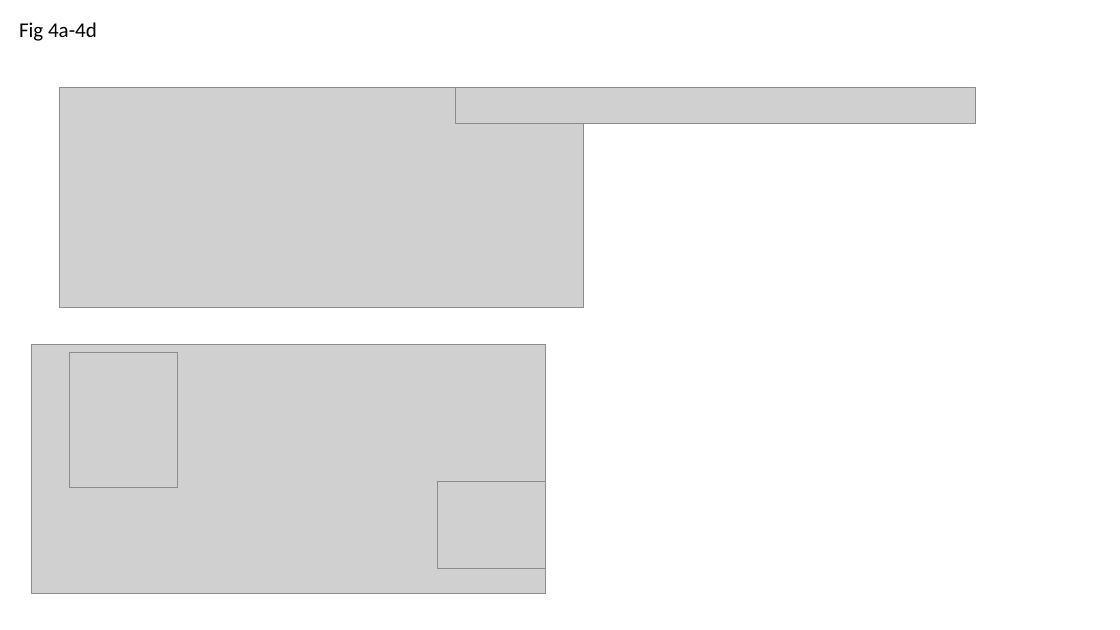
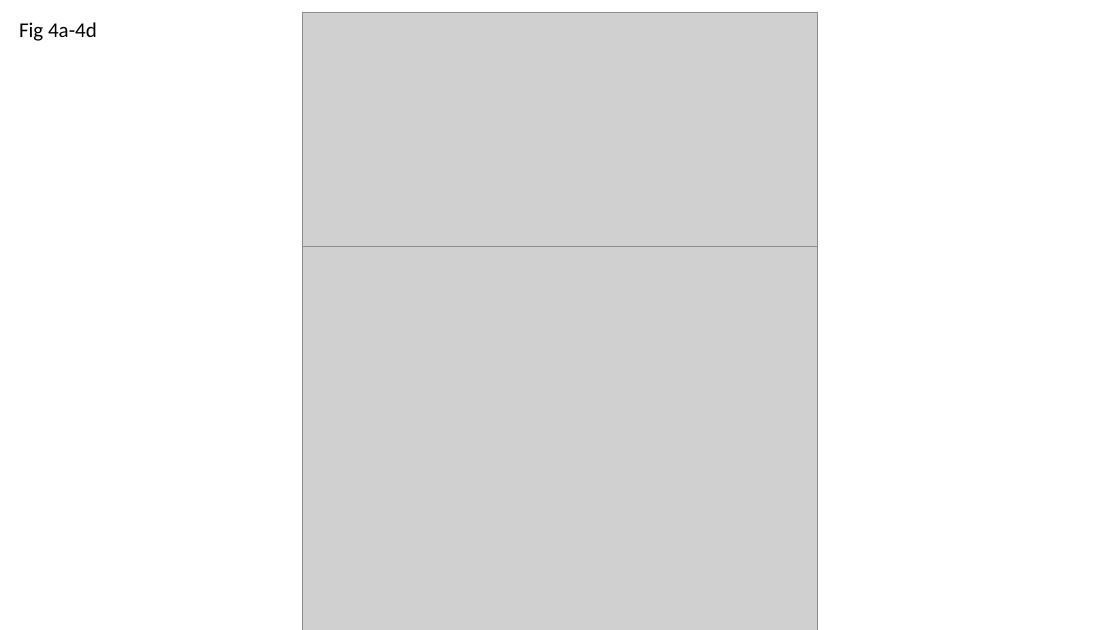
Before and after one commit to hurlbertlab/core-transient, a slide deck: slide 5 of output/plots/all_figs_with_legends.pptx. Drawn at 1120x630 pixels with LibreOffice and Linux fonts; fonts in the diff are those of the drawing; grey boxes stand for pictures. Boxes give left, top, right and bottom in pixels: in the first picture for what was removed or moved away, otherwise in the second. Text is boxed around its words. In the diff, an @@ line names an element or a change of style, - is before the commit and + after.

```diff
--- a/output/plots/all_figs_with_legends.pptx
+++ b/output/plots/all_figs_with_legends.pptx
@@ picture added at bbox=[302, 13, 818, 247] @@
@@ picture removed at bbox=[60, 87, 583, 308] @@
@@ picture removed at bbox=[455, 87, 976, 124] @@
@@ picture added at bbox=[302, 247, 818, 630] @@
@@ picture removed at bbox=[31, 344, 546, 594] @@
@@ picture removed at bbox=[70, 353, 178, 488] @@
@@ picture removed at bbox=[438, 481, 546, 568] @@
```
Also in this commit, not shown: 4 other slides changed, 24 other files.
